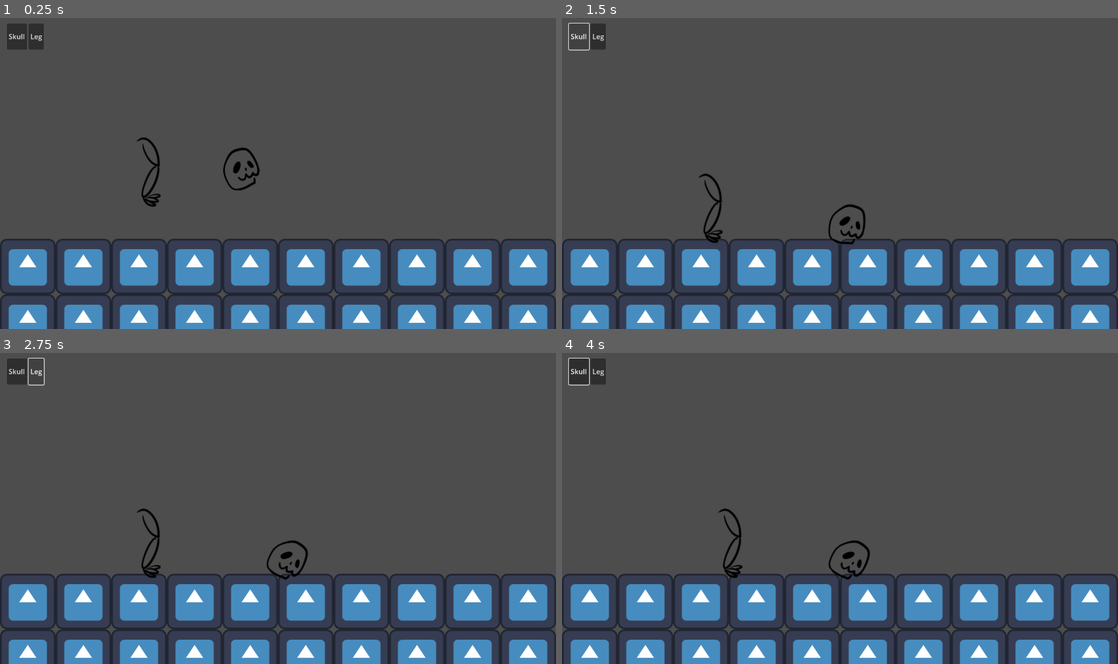
Above: before the commit, frames 1-4 (two rows, left to right).
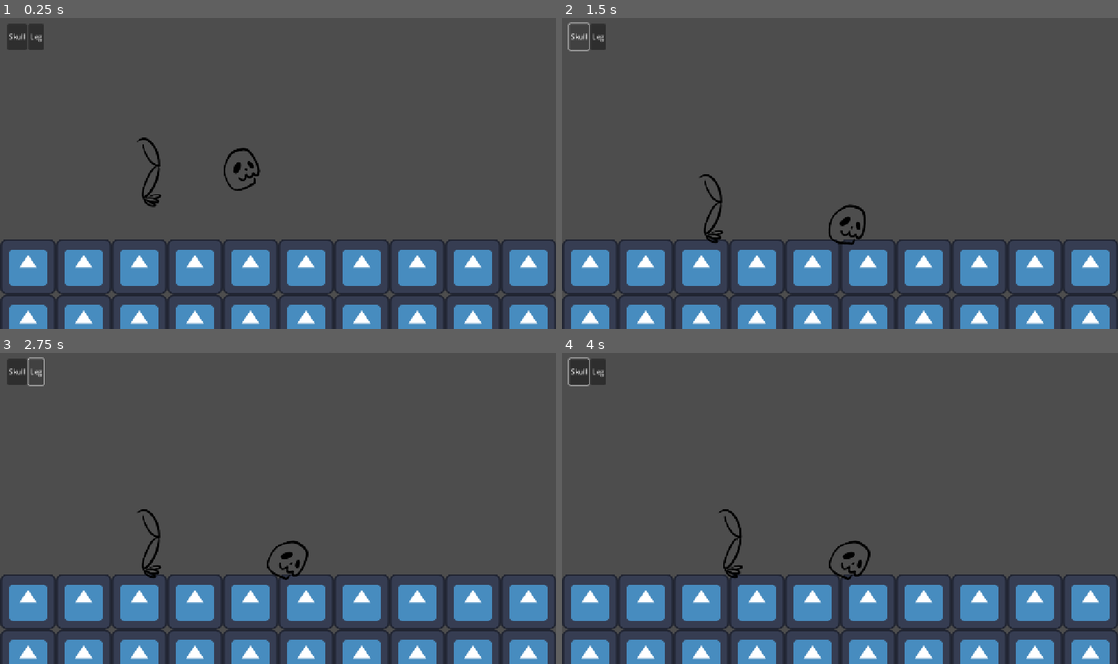
Above: after the commit, the same moments.

Repository: KettLovahr/ludum-dare-58
Game: Godot game, scene res://Scenes/Levels/01.tscn
Same seed, same stepped clock (60 frames per second), same inputs: the game is played once before the commit and once after it. The engine's default icon, where the game draws it, is replaced by a stand-in: a white triangle on a blue panel in a dark square.
Inputs (mouse positions are in pixels of both pictures, inside the frame that each line leads up to):
- Up to frame 1 (0.25 s): no input
- Up to frame 2 (1.5 s): move the mouse to (801, 213) at 0.52 s; hold Right (move_right) 0.53-1.25 s; click (801, 213) at 0.67 s; click "Skull" at 1.25 s
- Up to frame 3 (2.75 s): click "Leg" at 2 s
- Up to frame 4 (4 s): tap Enter at 2.75 s; move the mouse to (712, 542) at 2.77 s; hold Right (move_right) 2.78-3.53 s; click (712, 542) at 2.92 s; move the mouse to (895, 440) at 3.52 s; hold Left (move_left) from 3.53 s (still down)

The runs differ from the first frame. In frame 1, 1.7% of the frame differs, in the area x 0-100%, y 4-100%; in frame 2, 1.8%; in frame 3, 1.8%; in frame 4, 1.8%, in the area x 0-100%, y 1-100%.

Commit message:
Scaling da janela para arte digital

Diff:
--- a/project.godot
+++ b/project.godot
@@ -20,7 +20,7 @@
 window/size/viewport_width=1280
 window/size/viewport_height=720
 window/size/resizable=false
-window/stretch/scale_mode="integer"
+window/stretch/mode="canvas_items"
 
 [input]
 
